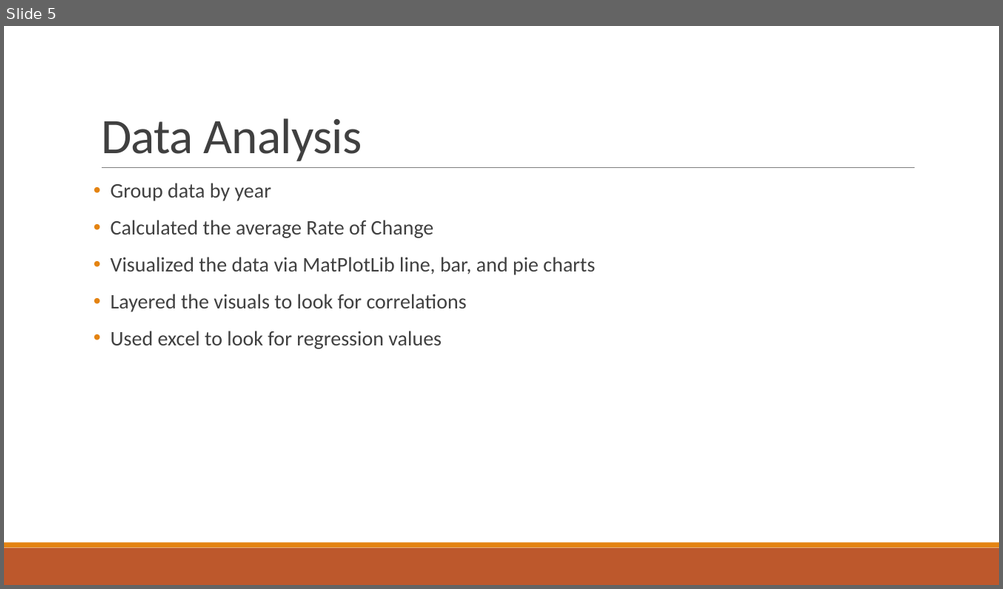
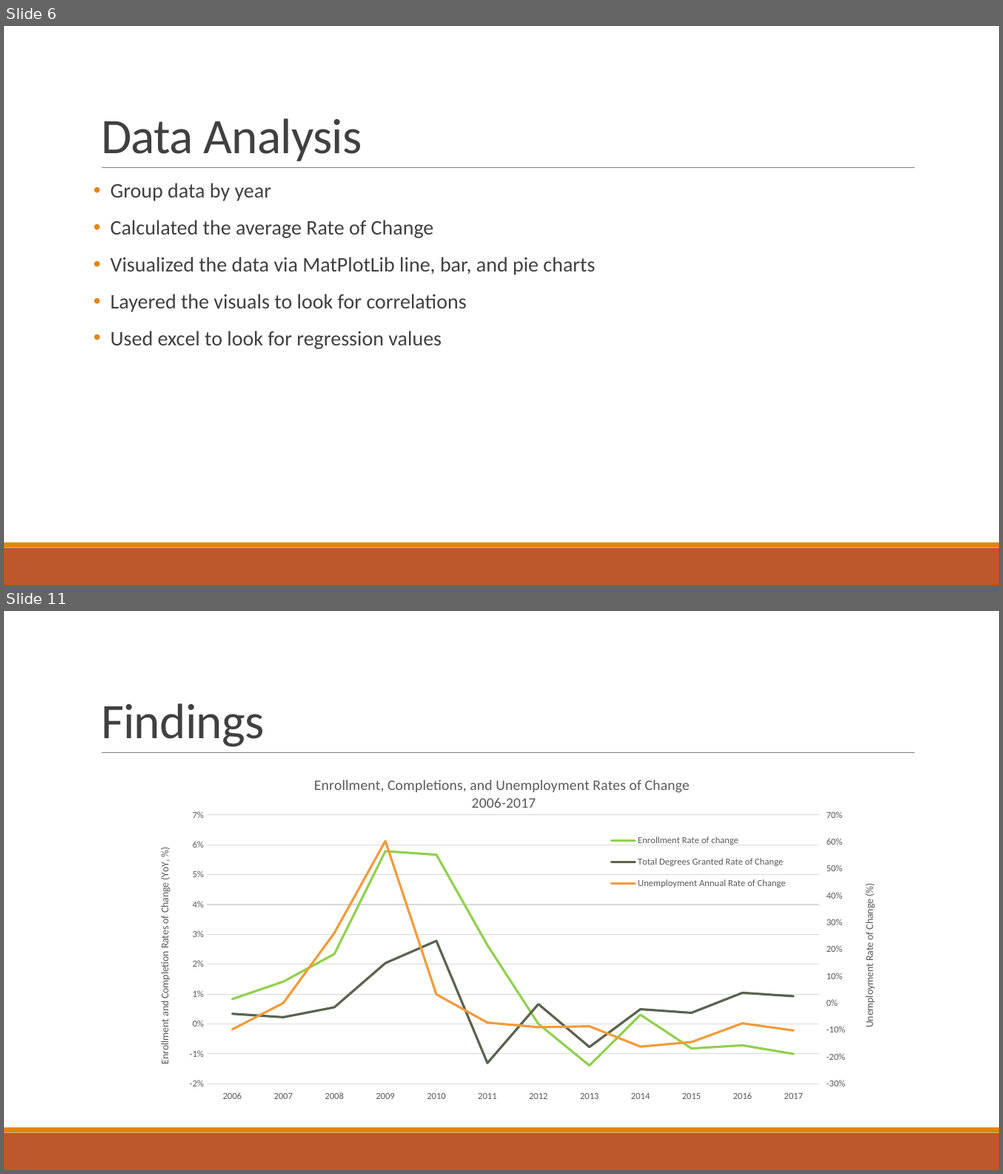
Before and after one commit to grahamb001/Project1, a slide deck: Project 1 Presentation Templatebg_ap.pptx. Shown one above the other, each under a label of ours: slide 5 before the commit, slides 6 and 11 after it; the slides between them are not shown. The pictures are 1003x589 and 1003x1174 pixels, drawn with LibreOffice and Linux fonts; fonts in the diff are those of the drawing. Boxes give left, top, right and bottom in pixels: in the first picture for what was removed or moved away, otherwise in the second. Text is boxed around its words. In the diff, an @@ line names an element or a change of style, - is before the commit and + after.

```diff
--- a/Project 1 Presentation Templatebg_ap.pptx
+++ b/Project 1 Presentation Templatebg_ap.pptx
@@ slide 11 added at (4,611,999,1170), background #FFFFFF; not listed: 3 template elements that a slide beside it also shows @@
@@ title added at (101,703,264,747), 48 pt, text #404040 @@
+Findings
@@ line chart added at (125,762,882,1118) @@
+title "Enrollment, Completions, and Unemployment Rates of Change  2006-2017 "
+categories: 2006, 2007, 2008, 2009, 2010, 2011, 2012, 2013, 2014, 2015, 2016, 2017
+Enrollment: 
+Shorter Certificates: 
+Longer Certificates: 
+Associates Degree: 
+Bachelors Degree: 
+Total_Degree: 
+Initial Jobless Claims: 
+Unemployment Rate: 
+Labor Force Participation: 
+Enrollment Rate of change: 0.008, 0.014, 0.023, 0.058, 0.057, 0.026, 0, -0.014, 0.003, -0.008, -0.007, -0.01
+Total Degrees Granted Rate of Change: -0.04, -0.05, -0.02, 0.15, 0.23, -0.22, 0, -0.16, -0.02, -0.04, 0.04, 0.03
+Unemployment Annual Rate of Change: -0.1, 0, 0.26, 0.6, 0.03, -0.07, -0.09, -0.09, -0.16, -0.15, -0.08, -0.1
@@ what was slide 5 is now slide 6 @@
```
Also in this commit, not shown: 4 slides changed, 5 other slides added, 8 slides removed.
